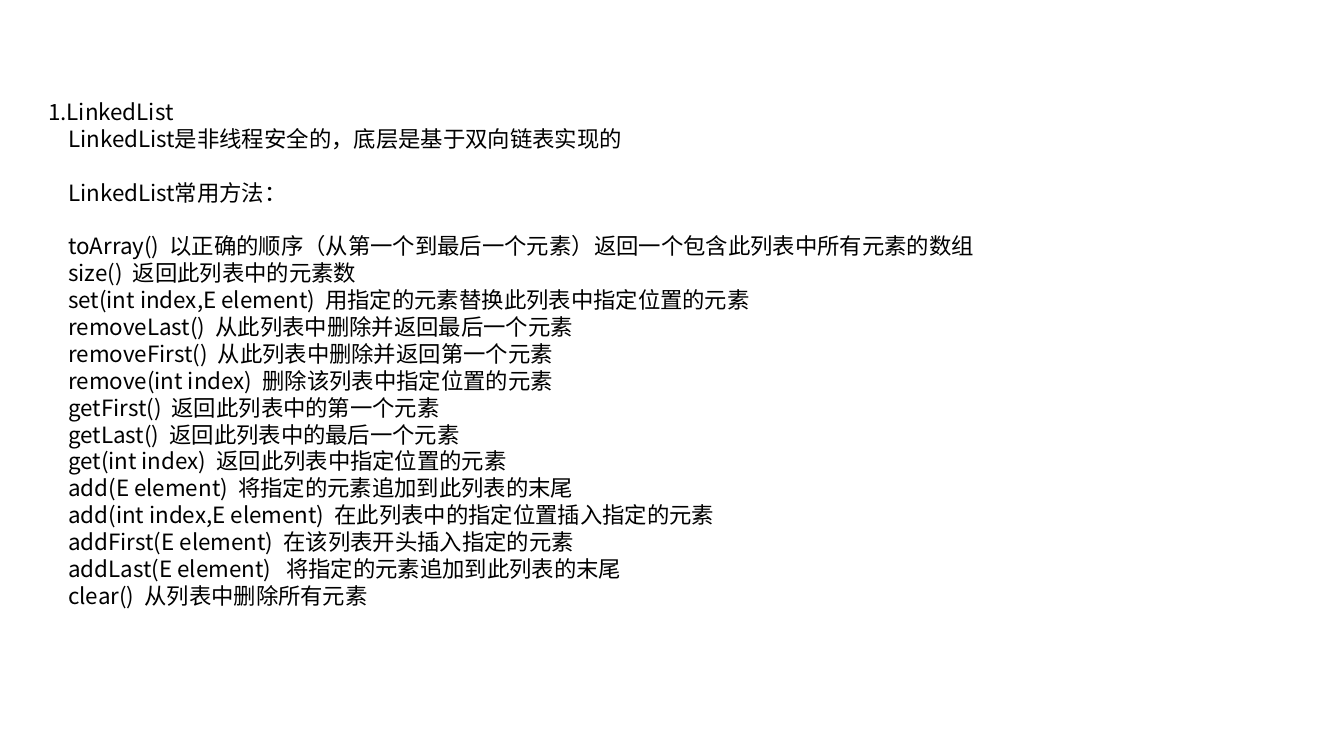
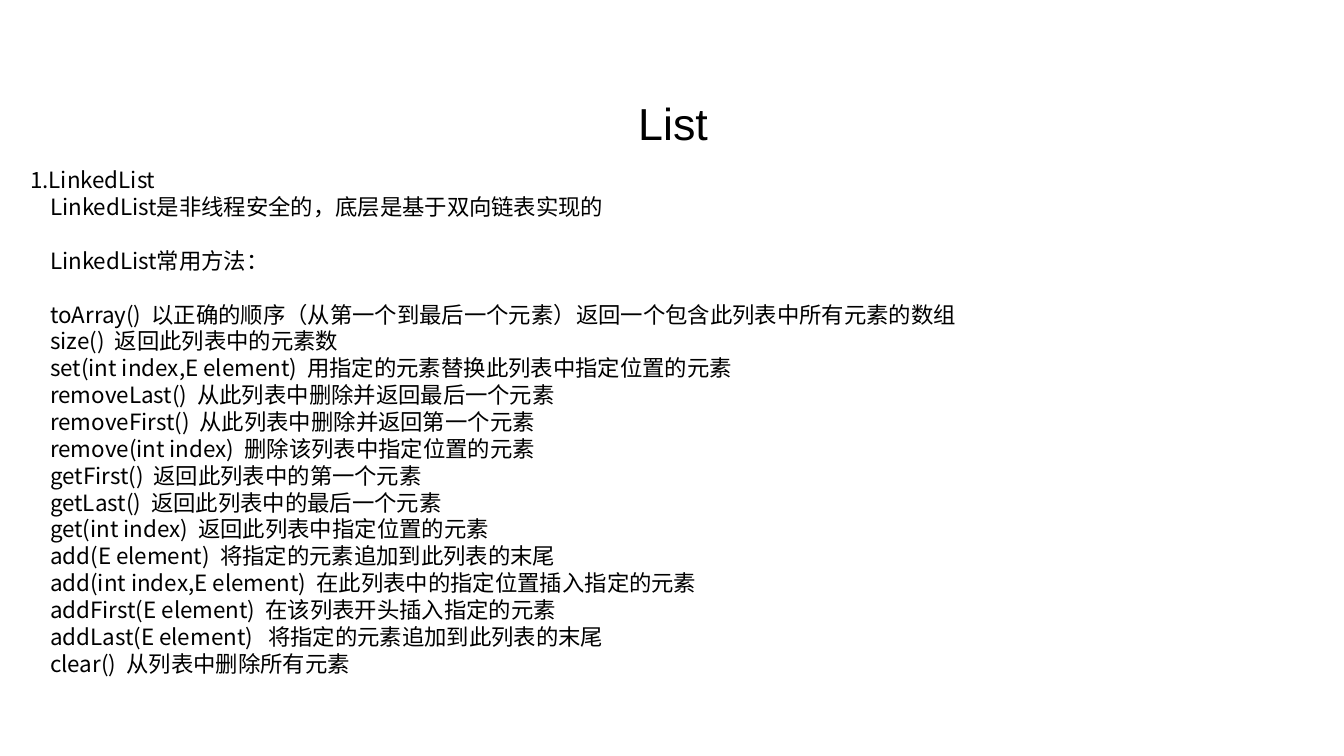
Before and after one commit to linkknown/PPT, a slide deck: slide 7 of 基础PPT/第7章：Java集合操作.pptx (slide 17 before the commit). Drawn at 1344x756 pixels with LibreOffice and Linux fonts; fonts in the diff are those of the drawing; background and template pictures are left out. Boxes give left, top, right and bottom in pixels: in the first picture for what was removed or moved away, otherwise in the second. Text is boxed around its words. In the diff, an @@ line names an element or a change of style, - is before the commit and + after.

```diff
--- a/基础PPT/第7章：Java集合操作.pptx
+++ b/基础PPT/第7章：Java集合操作.pptx
@@ text added at (638,107,708,141), 32 pt, text #000000 @@
+List
@@ text "1.LinkedList": place and size @@
-text "1.LinkedList" at (48,102,974,609)
+text "1.LinkedList" at (30,170,956,677)
```
Also in this commit, not shown: 13 other slides changed, 2 slides added, 2 slides removed, 1 other file.
